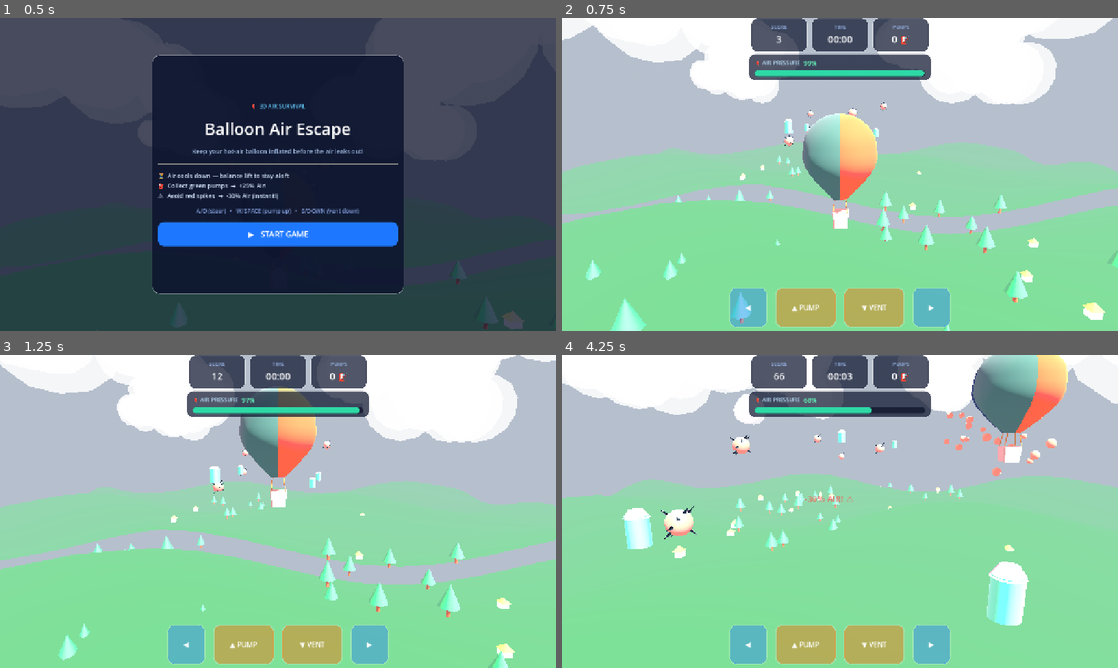
Above: before the commit, frames 1-4 (two rows, left to right).
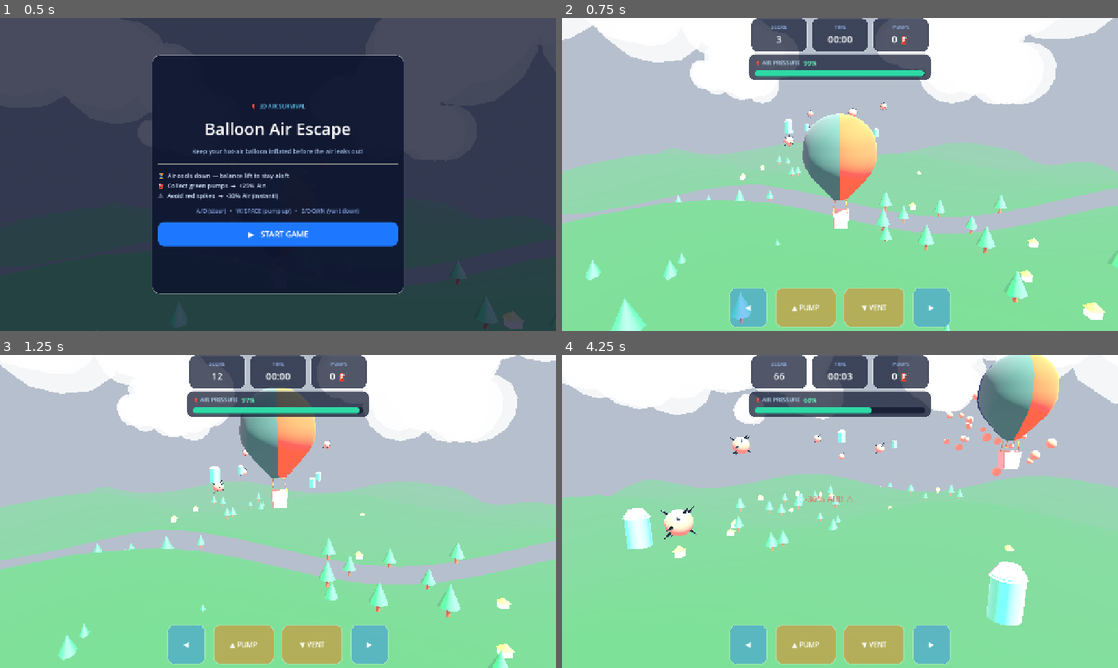
Above: after the commit, the same moments.

Repository: Tetsuuya/Blow-Hard
Game: Godot game, scene res://scenes/Main.tscn
Two runs of this game, one before a commit and one after it. Both use one fixed random seed, a clock stepped at 60 frames per second and the inputs below.
Inputs:
- Up to frame 1 (0.5 s): no input
- Up to frame 2 (0.75 s): click "▶ START GAME" at 0.5 s
- Up to frame 3 (1.25 s): no input
- Up to frame 4 (4.25 s): tap Enter at 1.25 s; hold D 1.28-2.03 s; tap Space at 1.52, 2.27, 3.77 s; hold S 2.03-2.78 s; hold D 2.78-3.53 s; hold W from 3.53 s (still down)

Frame 1 is identical in both runs. In frame 2, less than 0.1% of the frame differs, in the area x 44-57%, y 30-68%; in frame 3, 0.1%; in frame 4, 1.7%, in the area x 68-91%, y 0-39%.

Commit message:
Balloon animations

Diff:
--- a/scripts/GameManager.gd
+++ b/scripts/GameManager.gd
@@ -27,11 +27,19 @@
 var key_left: bool = false
 var key_right: bool = false
 
+# Spring simulation variables for squash and stretch animations
+var spring_scale_y: float = 1.0
+var spring_vel_y: float = 0.0
+const SPRING_K: float = 14.0
+const SPRING_D: float = 3.2
+
 # -------------------------------------------------------
 # 3D Scene Objects
 # -------------------------------------------------------
 var camera: Camera3D = null
 var balloon_root: Node3D = null
+var envelope_node: Node3D = null
+var envelope_original_scale: Vector3 = Vector3.ONE
 var base_balloon_scale: float = 1.0
 
 var terrains: Array = []
@@ -450,10 +458,33 @@
 		balloon_root.scale = Vector3.ONE * base_balloon_scale
 
 # Called one frame after FBX is added — now get_transformed_aabb() works correctly
+func _identify_envelope_mesh() -> void:
+	if not _fbx_node or not is_instance_valid(_fbx_node): return
+	var meshes := _fbx_node.find_children("*", "MeshInstance3D", true, false)
+	if meshes.size() == 0: return
+
+	var largest_mesh: MeshInstance3D = null
+	var max_volume: float = -1.0
+
+	for m: MeshInstance3D in meshes:
+		if m.mesh:
+			var aabb := m.get_aabb()
+			var volume := aabb.size.x * aabb.size.y * aabb.size.z
+			if volume > max_volume:
+				max_volume = volume
+				largest_mesh = m
+
+	if largest_mesh:
+		envelope_node = largest_mesh
+		envelope_original_scale = largest_mesh.scale
+		print("BalloonGodot: Identified envelope mesh dynamically: ", largest_mesh.name, " with original scale: ", envelope_original_scale)
+
 func _auto_scale_fbx() -> void:
 	if not _fbx_node or not is_instance_valid(_fbx_node):
 		base_balloon_scale = 1.0
 		return
+
+	_identify_envelope_mesh()
 
 	var world_aabb := _world_aabb(_fbx_node)
 	var max_dim := maxf(world_aabb.size.x, maxf(world_aabb.size.y, world_aabb.size.z))
@@ -480,6 +511,8 @@
 	em.material = emat
 	var envelope := MeshInstance3D.new(); envelope.mesh = em; envelope.position.y = 0.5
 	balloon_root.add_child(envelope)
+	envelope_node = envelope
+	envelope_original_scale = envelope.scale
 
 	# Ropes
 	for i in 4:
@@ -874,12 +907,14 @@
 	if game_mode != Mode.PLAYING: return
 	air_pressure = minf(100.0, air_pressure + 3.5)
 	vel_y += 0.08
+	spring_vel_y += 0.18 # stretch Y on burner
 	_spawn_flame()
 
 func _vent_down() -> void:
 	if game_mode != Mode.PLAYING: return
 	air_pressure = maxf(0.0, air_pressure - 3.5)
 	vel_y -= 0.08
+	spring_vel_y -= 0.18 # squish Y on vent
 	_spawn_vent_puff()
 
 
@@ -896,7 +931,7 @@
 		Mode.PLAYING: _update_playing(delta, fly_speed)
 		Mode.MENU:    _update_menu_idle()
 
-	_update_balloon_deflation()
+	_update_balloon_deflation(delta)
 
 func _scroll_world(fly_speed: float) -> void:
 	for t: Node3D in terrains:
@@ -967,8 +1002,18 @@
 	if balloon_root:
 		balloon_root.position.x = pos_x
 		balloon_root.position.y = pos_y
-		balloon_root.rotation.x = clampf(vel_y * 0.4,   -0.12, 0.12)
-		balloon_root.rotation.z = clampf(-vel_x * 0.35, -0.25, 0.25)
+
+		# Target tilts based on velocities
+		var target_rx := clampf(vel_y * 0.5, -0.15, 0.15)
+		var target_rz := clampf(-vel_x * 0.4, -0.3, 0.3)
+
+		# Wind bobbing: subtle sine oscillations on X and Z axes
+		target_rx += cos(elapsed * 1.8) * 0.016
+		target_rz += sin(elapsed * 2.4) * 0.022
+
+		# Smoothly sway towards target
+		balloon_root.rotation.x = lerpf(balloon_root.rotation.x, target_rx, 8.0 * delta)
+		balloon_root.rotation.z = lerpf(balloon_root.rotation.z, target_rz, 8.0 * delta)
 
 	# Camera follow
 	camera.position.x += (pos_x * 0.4 - camera.position.x) * 0.05
@@ -1001,6 +1046,7 @@
 
 		if spike.position.distance_squared_to(bpos) < 1.21:  # 1.1 * 1.1
 			air_pressure -= 30.0
+			spring_vel_y = -0.55 # violent wobble on impact
 			_spawn_burst(spike.position, Color(0.937, 0.267, 0.267))
 			_spawn_popup("-30% AIR! ⚠️", Color(1.0, 0.3, 0.3))
 			_trigger_hit_flash()
@@ -1023,16 +1069,39 @@
 # Balloon Deflation Visual (scale-based, replaces vertex deform)
 # As air drops the balloon squishes vertically and widens slightly
 # =================================================================
-func _update_balloon_deflation() -> void:
+func _update_balloon_deflation(delta: float) -> void:
 	if not balloon_root: return
-	if absf(air_pressure - last_deform_pressure) < 0.1: return
-	last_deform_pressure = air_pressure
+
+	# Solve spring physics (Hooke's Law with damping: force = -K * x - D * v)
+	var displacement := spring_scale_y - 1.0
+	var spring_force := -SPRING_K * displacement - SPRING_D * spring_vel_y
+	spring_vel_y += spring_force * delta
+	spring_scale_y += spring_vel_y * delta
+
+	# Guard scale limits to avoid visual collapse or flipping
+	spring_scale_y = clampf(spring_scale_y, 0.45, 1.8)
 
 	var p := clampf(air_pressure / 100.0, 0.0, 1.0)
 	var d := 1.0 - p
-	var sy   := base_balloon_scale * (1.0 - d * 0.38)  # shrinks vertically
-	var sxz  := base_balloon_scale * (1.0 + d * 0.08)  # widens slightly
-	balloon_root.scale = Vector3(sxz, sy, sxz)
+
+	# Base scale from hot-air cooling/deflation (local scale values relative to 1.0)
+	# Y scale drops by up to 22% (drapes down).
+	# XZ scale collapses inward by up to 45% (collapses heavily).
+	var base_sy  := 1.0 - d * 0.22
+	var base_sxz := 1.0 - d * 0.45
+
+	# Combine base scaling with spring scaling (constant volume: scale Y, divide XZ by sqrt(Y))
+	var final_sy  := base_sy * spring_scale_y
+	var final_sxz := base_sxz / sqrt(spring_scale_y)
+
+	if envelope_node and is_instance_valid(envelope_node):
+		# Scale ONLY the envelope mesh (fabric), relative to its original scale!
+		envelope_node.scale = envelope_original_scale * Vector3(final_sxz, final_sy, final_sxz)
+		# Keep the root at its constant base scale
+		balloon_root.scale = Vector3.ONE * base_balloon_scale
+	else:
+		# Fallback: scale the entire root if envelope mesh cannot be identified
+		balloon_root.scale = Vector3(final_sxz, final_sy, final_sxz) * base_balloon_scale
 
 
 # =================================================================
